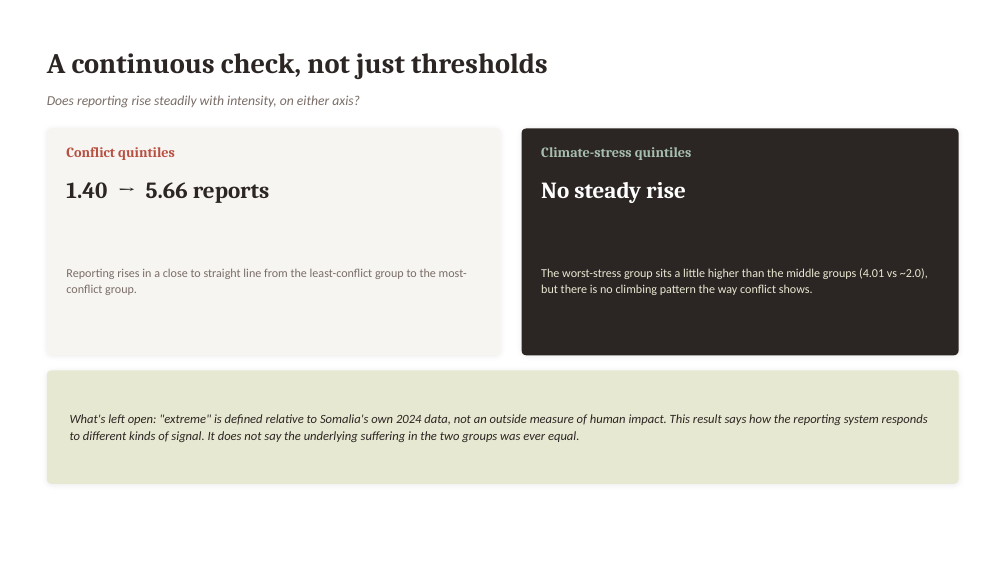
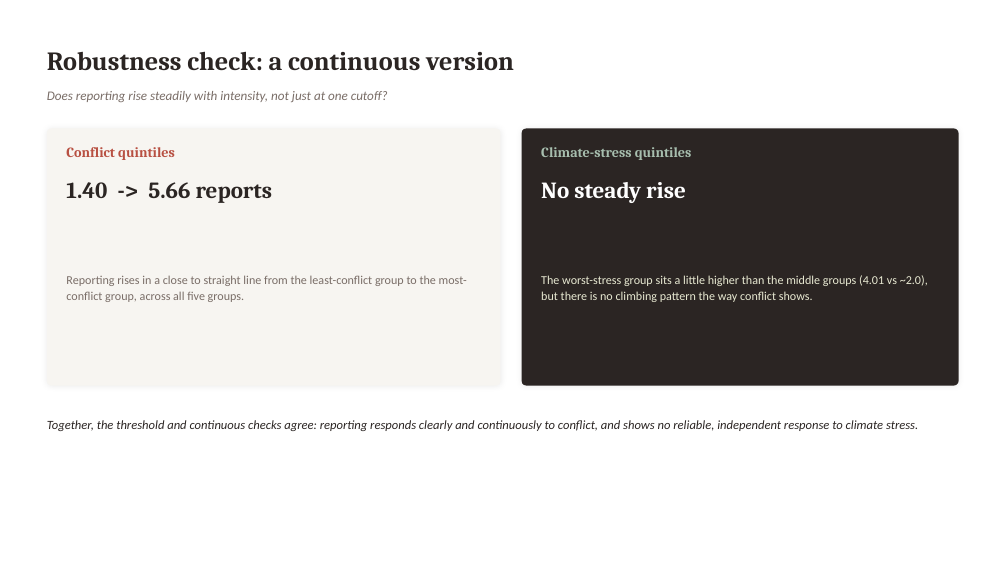
Before and after one commit to hcfgsqm2q7-lang/Dissertation---Samuel-Aracena, a slide deck: slide 13 of weekly_meetings/2026_08_17_slides.pptx (slide 8 before the commit). Drawn at 1008x567 pixels with LibreOffice and Linux fonts; fonts in the diff are those of the drawing. Boxes give left, top, right and bottom in pixels: in the first picture for what was removed or moved away, otherwise in the second. Text is boxed around its words. In the diff, an @@ line names an element or a change of style, - is before the commit and + after.

```diff
--- a/weekly_meetings/2026_08_17_slides.pptx
+++ b/weekly_meetings/2026_08_17_slides.pptx
@@ text at bbox=[47, 51, 514, 71]: text changed; size 27 to 25 pt @@
-A continuous check, not just thresholds
+Robustness check: a continuous version
@@ text at bbox=[47, 91, 388, 102]: text changed; size 13 to 12.5 pt @@
-Does reporting rise steadily with intensity, on either axis?
+Does reporting rise steadily with intensity, not just at one cutoff?
@@ rounded rectangle: place and size @@
-rounded rectangle at bbox=[47, 129, 501, 355]
+rounded rectangle at bbox=[47, 129, 501, 386]
@@ rounded rectangle at bbox=[47, 129, 501, 386]: proportions changed @@
@@ rounded rectangle at bbox=[522, 129, 959, 386]: proportions changed @@
@@ rounded rectangle: place and size @@
-rounded rectangle at bbox=[522, 129, 959, 355]
+rounded rectangle at bbox=[522, 129, 959, 386]
@@ text at bbox=[66, 182, 273, 203]: text changed @@
-1.40 → 5.66 reports
+1.40 -> 5.66 reports
@@ text "The worst-stress group sits a ...": place and size @@
-text "The worst-stress group sits a ..." at bbox=[541, 268, 928, 295]
+text "The worst-stress group sits a ..." at bbox=[541, 275, 928, 302]
@@ text at bbox=[66, 275, 467, 302]: text changed @@
-Reporting rises in a close to straight line from the least-conflict group to the most-conflict group.
+Reporting rises in a close to straight line from the least-conflict group to the most-conflict group, across all five groups.
@@ text "Together, the threshold and continuous ...": place and size @@
-text "Together, the threshold and continuous ..." at bbox=[47, 371, 959, 484]
+text "Together, the threshold and continuous ..." at bbox=[47, 420, 918, 431]
@@ text "Together, the threshold and continuous ..." at bbox=[47, 420, 918, 431]: fill #E7E8D1 to none; shadow off @@
@@ text removed at bbox=[70, 414, 928, 442] @@
-What's left open: "extreme" is defined relative to Somalia's own 2024 data, not an outside measure of human impact. This result says how the reporting system responds to different kinds of signal. It does not say the underlying suffering in the two groups was ever equal.
@@ text at bbox=[47, 420, 918, 431]: text added @@
+Together, the threshold and continuous checks agree: reporting responds clearly and continuously to conflict, and shows no reliable, independent response to climate stress.
```
Also in this commit, not shown: 14 other slides changed, 11 slides added, 1 slide removed, 1 other file.
